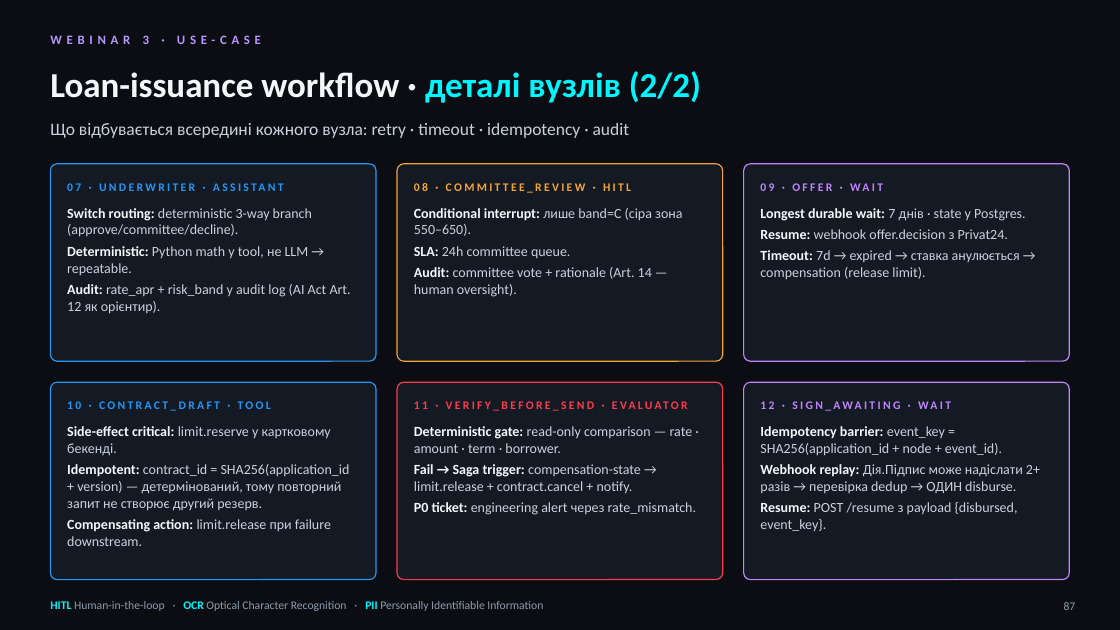
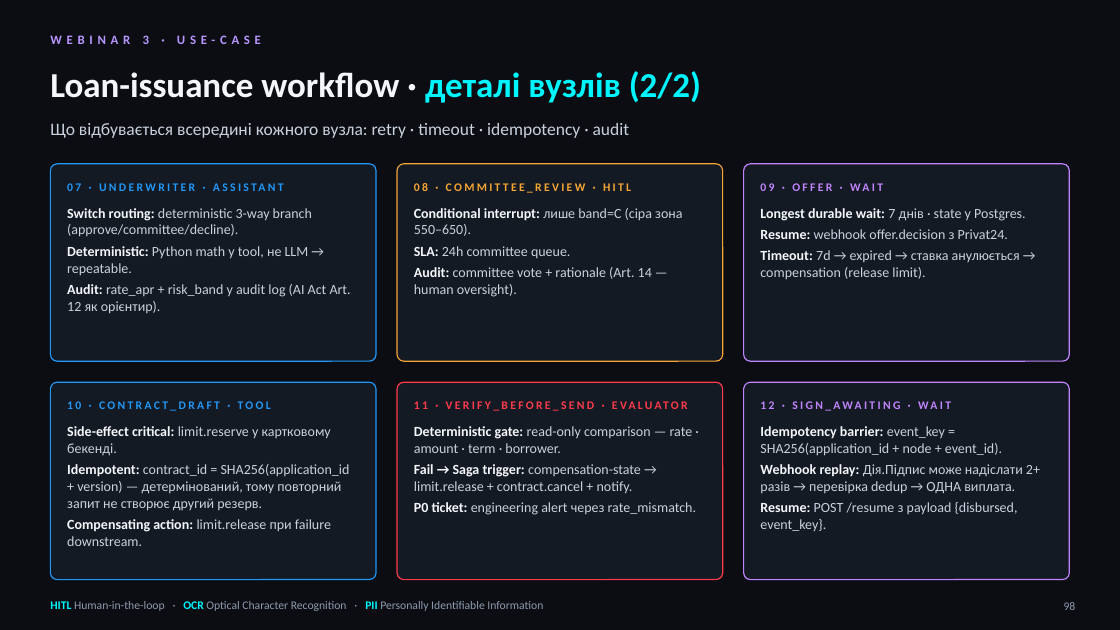
Before and after one commit to zinur/loan-copilot, a slide deck: slide 98 of Loan_Copilot_Workshop.pptx (slide 87 before the commit). Drawn at 1120x630 pixels with LibreOffice and Linux fonts; fonts in the diff are those of the drawing. Boxes give left, top, right and bottom in pixels: in the first picture for what was removed or moved away, otherwise in the second. Text is boxed around its words. In the diff, an @@ line names an element or a change of style, - is before the commit and + after.

```diff
--- a/Loan_Copilot_Workshop.pptx
+++ b/Loan_Copilot_Workshop.pptx
@@ text at (760, 464, 1040, 494): text changed @@
-Webhook replay: Дія.Підпис може надіслати 2+ разів → перевірка dedup → ОДИН disburse.
+Webhook replay: Дія.Підпис може надіслати 2+ разів → перевірка dedup → ОДНА виплата.
@@ page number at (1064, 602, 1076, 610): text changed @@
-87
+98
```
Also in this commit, not shown: 12 other slides changed, 2 slides removed, 20 other files.
